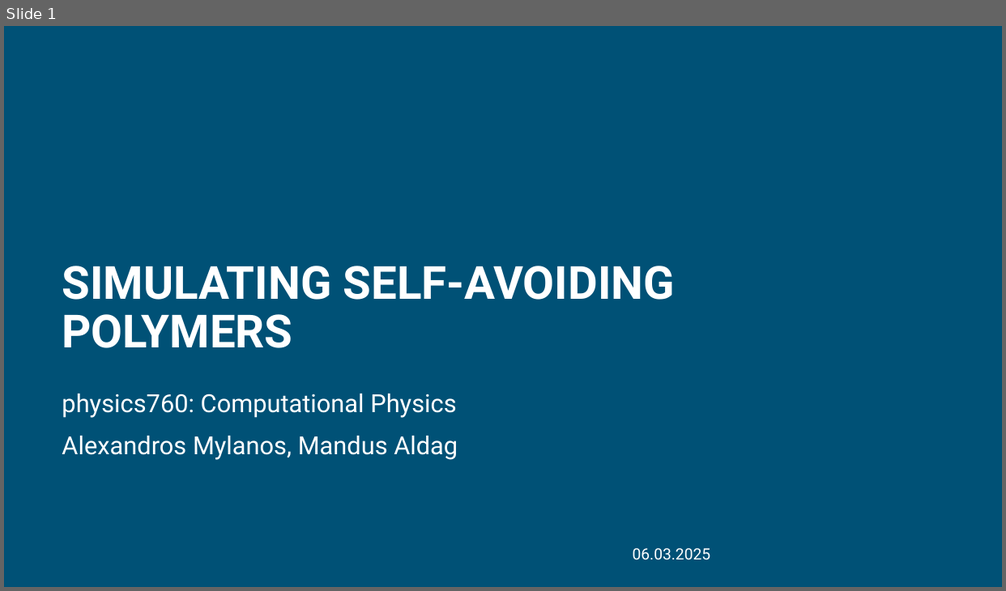
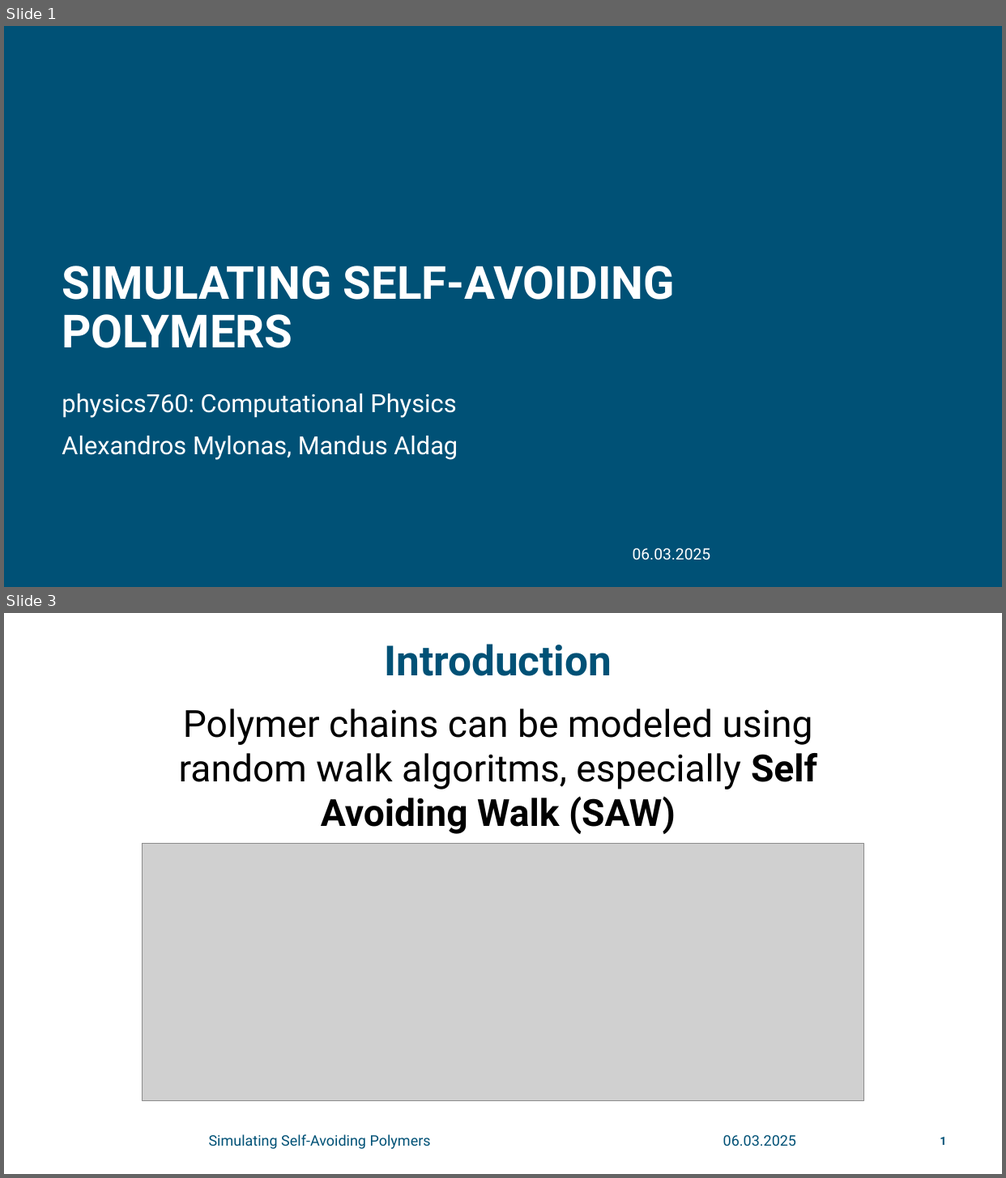
Before and after one commit to mandus24/ComputationalPhysics, a slide deck: polymer/polymer_powerpoint.pptx. Shown one above the other, each under a label of ours: slide 1 before the commit, slides 1 and 3 after it; the slides between them are not shown. The pictures are 1006x591 and 1006x1178 pixels, drawn with LibreOffice and Linux fonts; fonts in the diff are those of the drawing; grey boxes stand for pictures; background and template pictures are left out. Boxes give left, top, right and bottom in pixels: in the first picture for what was removed or moved away, otherwise in the second. Text is boxed around its words. In the diff, an @@ line names an element or a change of style, - is before the commit and + after.

Commit message:
addistion of introduction and fixes ib the 3d part

```diff
--- a/polymer/polymer_powerpoint.pptx
+++ b/polymer/polymer_powerpoint.pptx
@@ slide 3 added at <box>4,613,1002,1174</box>, background #FFFFFF @@
@@ title added at <box>384,644,612,676</box>, 40 pt, text #005176, bold @@
+Introduction
@@ text added at <box>179,709,817,834</box>, 36 pt, text #000000 @@
+Polymer chains can be modeled using random walk algoritms, especially Self Avoiding Walk (SAW)
@@ picture added at <box>143,844,864,1101</box> @@
@@ text added at <box>209,1135,431,1149</box>, 14 pt, text #005176 @@
+Simulating Self-Avoiding Polymers
@@ text added at <box>723,1135,796,1146</box>, 14 pt, text #005176 @@
+06.03.2025
@@ text added at <box>940,1137,946,1145</box>, 11 pt, text #005176, bold @@
+1
@@ slide 1 changed as well @@
@@ subtitle at <box>62,436,458,460</box>: text changed @@
-Alexandros Mylanos, Mandus Aldag
+Alexandros Mylonas, Mandus Aldag
```
Also in this commit, not shown: 4 other slides changed, 6 other slides added.
